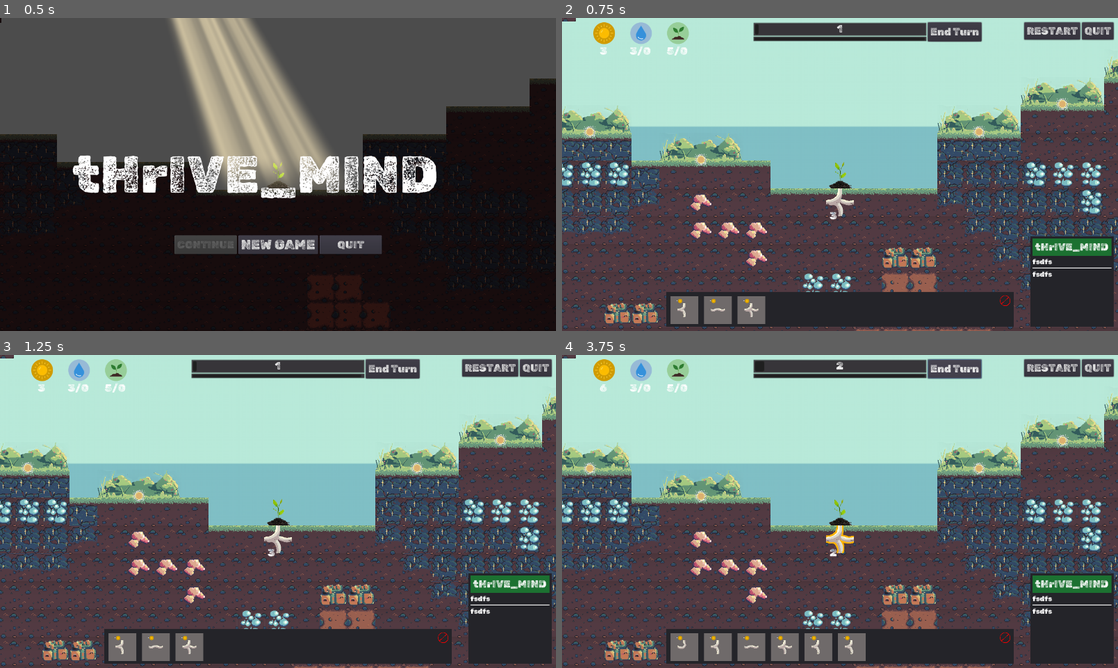
Above: before the commit, frames 1-4 (two rows, left to right).
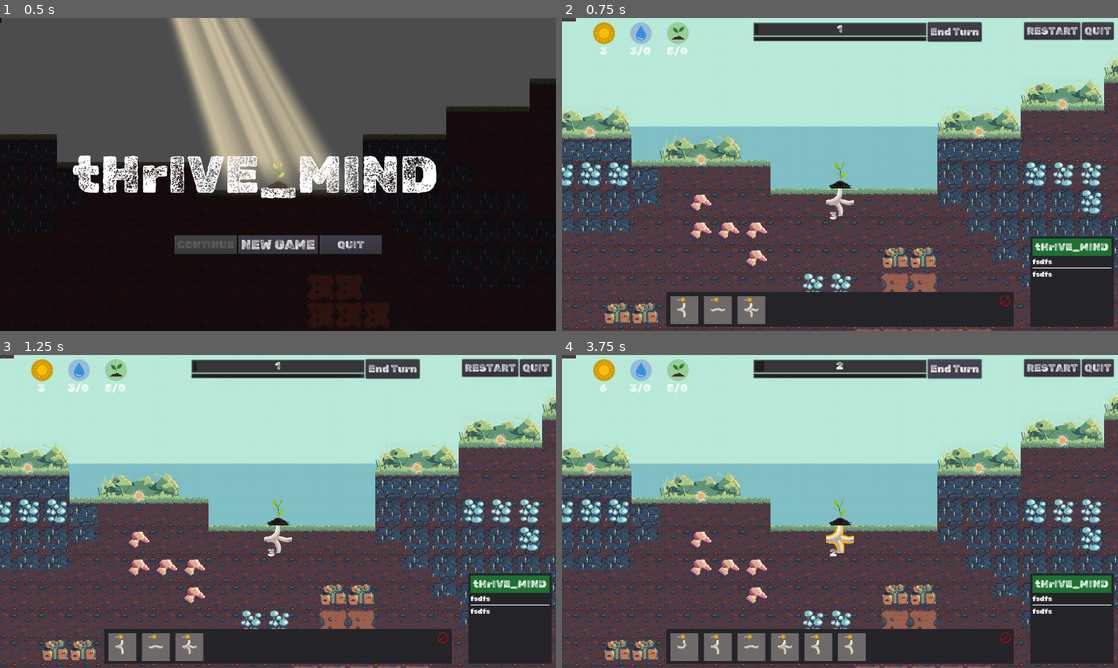
Above: after the commit, the same moments.

Repository: Gouellie/Roots
Game: Godot game, scene res://src/screens/main_menu.tscn
Same seed, same stepped clock (60 frames per second), same inputs: the game is played once before the commit and once after it.
Inputs:
- Up to frame 1 (0.5 s): no input
- Up to frame 2 (0.75 s): click "NEW GAME" at 0.5 s
- Up to frame 3 (1.25 s): no input
- Up to frame 4 (3.75 s): click "RESTART" at 1.25 s; click "RESTART" at 2 s; click "RESTART" at 2.75 s; click "End Turn" at 3.5 s

Frame 1 is identical in both runs. In frame 2, less than 0.1% of the frame differs, in the area x 20-35%, y 89-92%; in frame 3, less than 0.1%; in frame 4, 0.1%, in the area x 20-53%, y 89-92%.

Commit message:
added resource cost for spawning a plant

Diff:
--- a/src/scenes/librairies/ingredients/fertile_soil.gd
+++ b/src/scenes/librairies/ingredients/fertile_soil.gd
@@ -6,11 +6,11 @@
 
 onready var button := $Button
 onready var sprite_attention := $Sprite_Attention
+onready var resource_manager : ResourceManager = $ResourceManager
 
 func _ready() -> void:
 	button.visible = false
 	sprite_attention.visible = true
-
 
 func _process(delta: float) -> void:
 	if ferlitized:
@@ -19,6 +19,17 @@
 		var show_button = _root_tile.connected
 		_toggle_visibility(show_button,not show_button)
 
+func can_afford() -> bool:
+	if resource_manager == null:
+		return true
+
+	return Globals.player_resource_manager.get_resource_manager().can_consume_all(resource_manager)
+
+func try_consume_resources() -> bool:
+	if resource_manager == null:
+		return false
+
+	return Globals.player_resource_manager.get_resource_manager().try_consume_all(resource_manager)
 
 func _on_Area2D_area_entered(area: Area2D) -> void:
 	if ferlitized:
@@ -39,6 +50,14 @@
 		return
 	if not _root_tile.connected:
 		return
+
+	if can_afford() == false:
+		return
+
+	if try_consume_resources() == false:
+		# this should never trigger
+		return
+
 	Events.emit_signal("spawn_plant", position)
 	ferlitized = true
 	_toggle_visibility(false,false)
@@ -47,3 +66,7 @@
 func _toggle_visibility(show_button, show_icon) -> void:
 	button.visible = show_button
 	sprite_attention.visible = show_icon
+
+	for _c in get_children():
+		if _c is ResourceControl:
+			_c.visible = show_button
--- a/src/scenes/librairies/ingredients/fertile_soil.tscn
+++ b/src/scenes/librairies/ingredients/fertile_soil.tscn
@@ -1,7 +1,9 @@
-[gd_scene load_steps=5 format=2]
+[gd_scene load_steps=7 format=2]
 
 [ext_resource path="res://src/scenes/librairies/ingredients/fertile_soil.gd" type="Script" id=1]
 [ext_resource path="res://assets/tiles/roots_tile_sheet_export_no_gap.png" type="Texture" id=2]
+[ext_resource path="res://src/scripts/resources/resource_manager.gd" type="Script" id=3]
+[ext_resource path="res://src/ui/resource_cost.tscn" type="PackedScene" id=5]
 
 [sub_resource type="CircleShape2D" id=1]
 radius = 16.0
@@ -32,7 +34,7 @@
 region_rect = Rect2( 0, 384, 192, 64 )
 
 [node name="Sprite_Attention" type="Sprite" parent="."]
-position = Vector2( 0, 29.4042 )
+position = Vector2( 0, 32 )
 texture = ExtResource( 2 )
 region_enabled = true
 region_rect = Rect2( 64, 256, 64, 64 )
@@ -46,7 +48,6 @@
 shape = SubResource( 1 )
 
 [node name="Button" type="Button" parent="."]
-visible = false
 margin_left = -30.0
 margin_top = -10.0
 margin_right = 30.0
@@ -54,10 +55,24 @@
 rect_pivot_offset = Vector2( 30, 10 )
 text = "SPAWN"
 
+[node name="ResourceCost" parent="." instance=ExtResource( 5 )]
+visible = false
+margin_left = -21.0
+margin_top = -28.0
+margin_right = -16.32
+margin_bottom = -28.0
+rect_scale = Vector2( 0.2, 0.2 )
+
 [node name="AnimationPlayer" type="AnimationPlayer" parent="."]
 autoplay = "Idle"
 anims/Idle = SubResource( 2 )
 
+[node name="ResourceManager" type="Node2D" parent="."]
+script = ExtResource( 3 )
+resource_types = {
+"sunlight": 1
+}
+
 [connection signal="area_entered" from="Area2D" to="." method="_on_Area2D_area_entered"]
 [connection signal="area_exited" from="Area2D" to="." method="_on_Area2D_area_exited"]
 [connection signal="pressed" from="Button" to="." method="_on_Button_pressed"]
--- a/src/scripts/resources/resource_cost.gd
+++ b/src/scripts/resources/resource_cost.gd
@@ -1,9 +1,20 @@
 extends Control
 class_name ResourceControl
 
-var identifier : String
+export (String)var identifier : String = "sunlight"
 
 var resource_node : ResourceNode setget set_resource_node, get_resource_node
+
+func _ready():
+	for _sibling in get_parent().get_children():
+		var _rm : ResourceManager = _sibling as ResourceManager
+		if is_instance_valid(_rm):
+			_rm.connect("new_resource_added", self, "on_new_resource_added")
+			break
+
+func on_new_resource_added(_resource_node : ResourceNode):
+	if _resource_node.identifier == identifier:
+		set_resource_node(_resource_node)
 
 func set_resource_node(_resource_node : ResourceNode):
 	resource_node = _resource_node
--- a/src/scripts/resources/resource_cost_stack_panel.gd
+++ b/src/scripts/resources/resource_cost_stack_panel.gd
@@ -25,4 +25,3 @@
 		_instance.resource_node = _resource_node
 		resource_container.add_child(_instance)
 		containers.append(_instance)
-#
--- a/src/scripts/resources/resource_manager.gd
+++ b/src/scripts/resources/resource_manager.gd
@@ -4,9 +4,9 @@
 # warning-ignore:unused_signal
 signal new_resource_added(resource_node)
 
+export (Dictionary)var resource_types : Dictionary = {}
+
 var resource_container : ResourceContainer
-
-export var resource_types : Dictionary = {}
 
 func _init():
 	# load pre-constructed ResourceContainer, if it's present
--- a/src/ui/resource_cost.tscn
+++ b/src/ui/resource_cost.tscn
@@ -1,25 +1,29 @@
-[gd_scene load_steps=3 format=2]
+[gd_scene load_steps=4 format=2]
 
 [ext_resource path="res://assets/GUI/icons/icon_soil.png" type="Texture" id=1]
 [ext_resource path="res://src/scripts/resources/resource_cost.gd" type="Script" id=2]
+[ext_resource path="res://assets/theme/main_theme.tres" type="Theme" id=3]
 
-[node name="ResourceCost" type="HBoxContainer"]
+[node name="ResourceCost" type="Control"]
 anchor_right = 0.088
 anchor_bottom = 0.14
 margin_right = 4.67999
 margin_bottom = -0.800003
 script = ExtResource( 2 )
 
+[node name="Icon" type="TextureRect" parent="."]
+margin_left = 93.0
+margin_top = -22.0
+margin_right = 193.0
+margin_bottom = 78.0
+texture = ExtResource( 1 )
+
 [node name="Count" type="Label" parent="."]
-margin_top = 43.0
-margin_right = 15.0
-margin_bottom = 57.0
+margin_left = 20.0
+margin_right = 52.0
+margin_bottom = 29.0
+rect_scale = Vector2( 2, 2 )
+theme = ExtResource( 3 )
 text = "x0"
 align = 1
 valign = 1
-
-[node name="Icon" type="TextureRect" parent="."]
-margin_left = 19.0
-margin_right = 119.0
-margin_bottom = 100.0
-texture = ExtResource( 1 )
